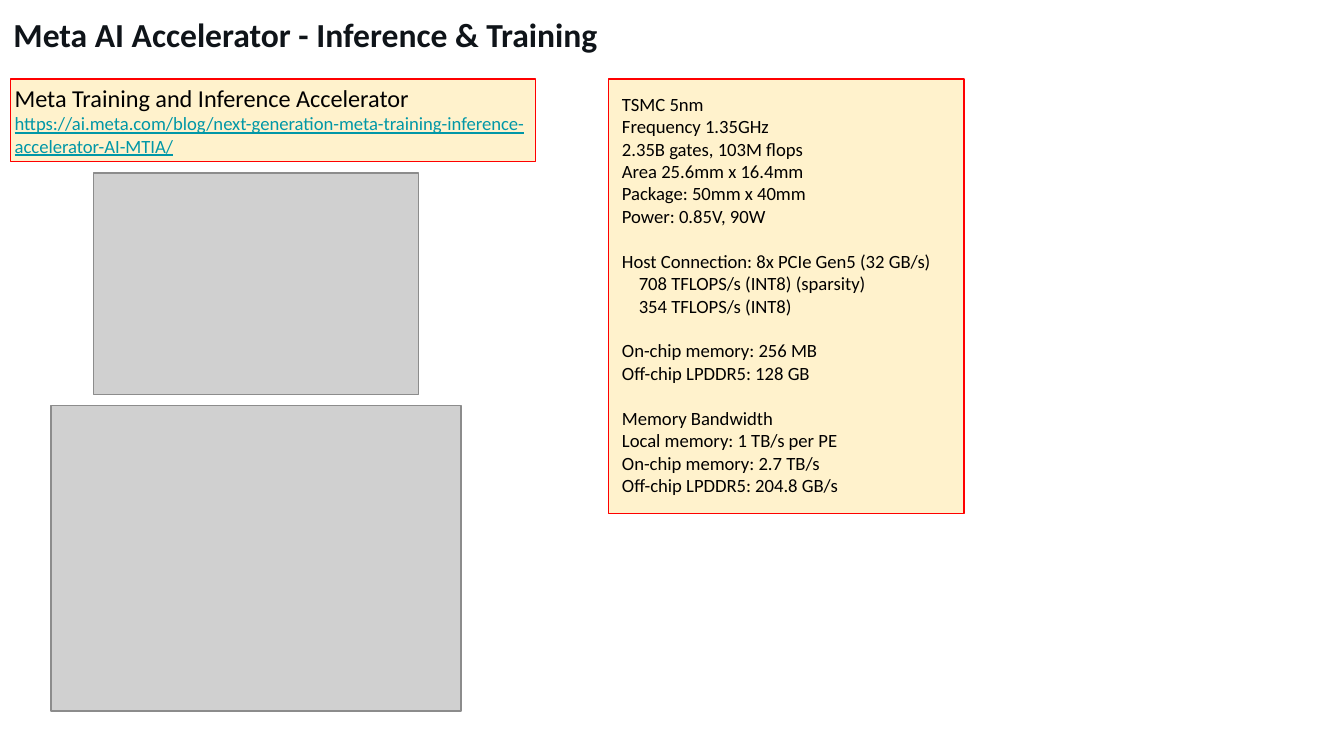
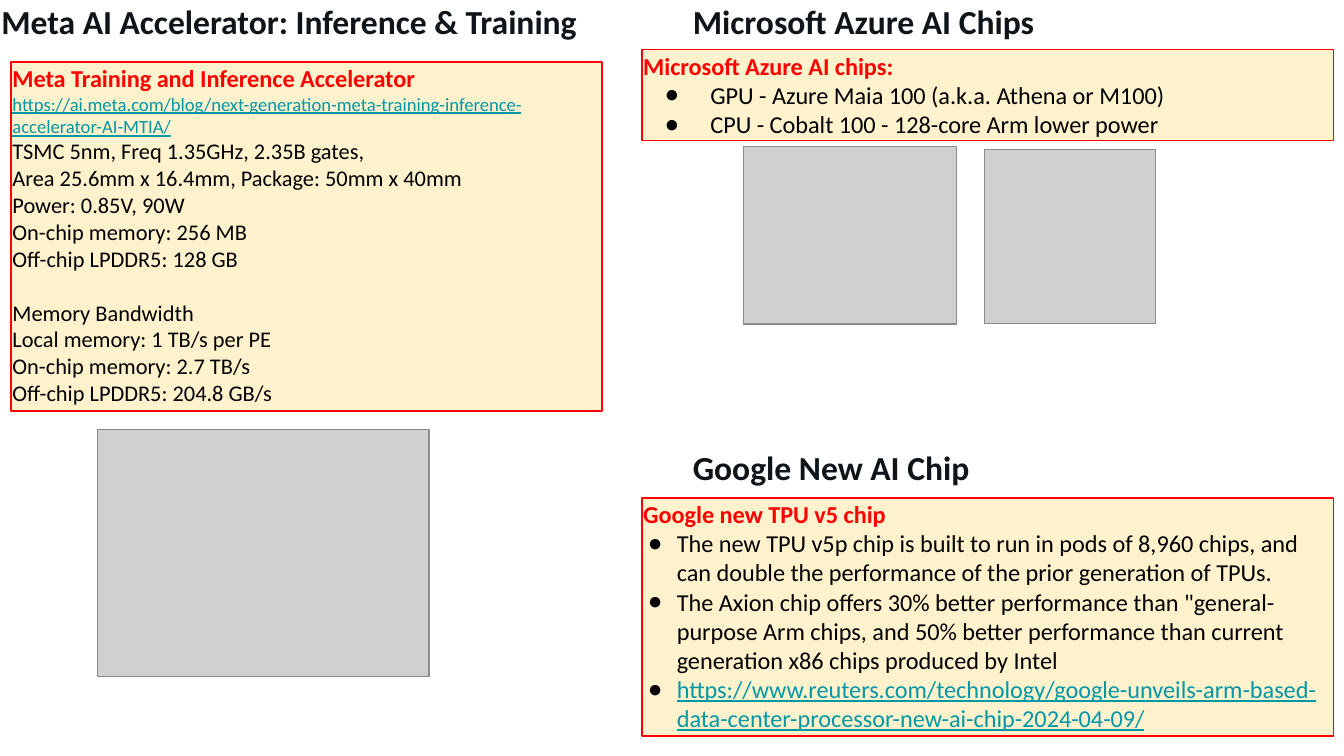
Before and after one commit to lselector/seminar, a slide deck: slide 5 of 2024/2024-04-12-AI-Updates.pptx (slide 4 before the commit). Drawn at 1344x756 pixels with LibreOffice and Linux fonts; fonts in the diff are those of the drawing; grey boxes stand for pictures. Boxes give left, top, right and bottom in pixels: in the first picture for what was removed or moved away, otherwise in the second. Text is boxed around its words. In the diff, an @@ line names an element or a change of style, - is before the commit and + after.

Commit message:
update

```diff
--- a/2024/2024-04-12-AI-Updates.pptx
+++ b/2024/2024-04-12-AI-Updates.pptx
@@ text at (1,10,577,40): text changed @@
-Meta AI Accelerator - Inference & Training
+Meta AI Accelerator: Inference & Training
@@ text added at (693,10,1034,40), 18 pt, text #0F1419, bold @@
+Microsoft Azure AI Chips
@@ rectangle added at (642,50,1335,141), fill #FFF2CC, outline #FF0000 0.75 pt, 13 pt, text #000000 @@
+Microsoft Azure AI chips:
+● GPU - Azure Maia 100 (a.k.a. Athena or M100)
+● CPU - Cobalt 100 - 128-core Arm lower power
@@ rectangle "Meta Training and Inference Accelerator": place and size @@
-rectangle "Meta Training and Inference Accelerator" at (609,79,965,513)
+rectangle "Meta Training and Inference Accelerator" at (11,62,602,411)
@@ rectangle removed at (11,79,536,163) @@
-Meta Training and Inference Accelerator
-https://ai.meta.com/blog/next-generation-meta-training-inference-accelerator-AI-MTIA/
@@ text in rectangle at (12,70,521,190): text changed; text colour #000000 to #0097A7 @@
-TSMC 5nm
-Frequency 1.35GHz
-2.35B gates, 103M flops
-Area 25.6mm x 16.4mm
-Package: 50mm x 40mm
+Meta Training and Inference Accelerator
+https://ai.meta.com/blog/next-generation-meta-training-inference-accelerator-AI-MTIA/
+TSMC 5nm, Freq 1.35GHz, 2.35B gates,
+Area 25.6mm x 16.4mm, Package: 50mm x 40mm
@@ picture added at (743,146,956,324) @@
@@ picture added at (985,149,1156,324) @@
@@ picture removed at (93,173,418,395) @@
@@ text in rectangle at (12,197,272,405): size 10 to 12 pt in "Power: 0.85V, 90W", "On-chip memory: 256 MB", "Off-chip LPDDR5: 128 GB", "Memory Bandwidth" and 3 more places @@
@@ text in rectangle at (622,254,931,316): paragraphs removed @@
-Host Connection: 8x PCIe Gen5 (32 GB/s)
-708 TFLOPS/s (INT8) (sparsity)
-354 TFLOPS/s (INT8)
@@ picture: place and size @@
-picture at (51,406,461,711)
+picture at (98,430,430,677)
@@ text added at (693,456,969,486), 18 pt, text #0F1419, bold @@
+Google New AI Chip
@@ rectangle added at (642,499,1335,737), fill #FFF2CC, outline #FF0000 0.75 pt, 13 pt, text #000000 @@
+Google new TPU v5 chip
+● The new TPU v5p chip is built to run in pods of 8,960 chips, and can double the performance of the prior generation of TPUs.
+● The Axion chip offers 30% better performance than "general-purpose Arm chips, and 50% better performance than current generation x86 chips produced by Intel
+● https://www.reuters.com/technology/google-unveils-arm-based-data-center-processor-new-ai-chip-2024-04-09/
```
Also in this commit, not shown: 4 other slides changed, 6 slides added, 1 slide removed.
